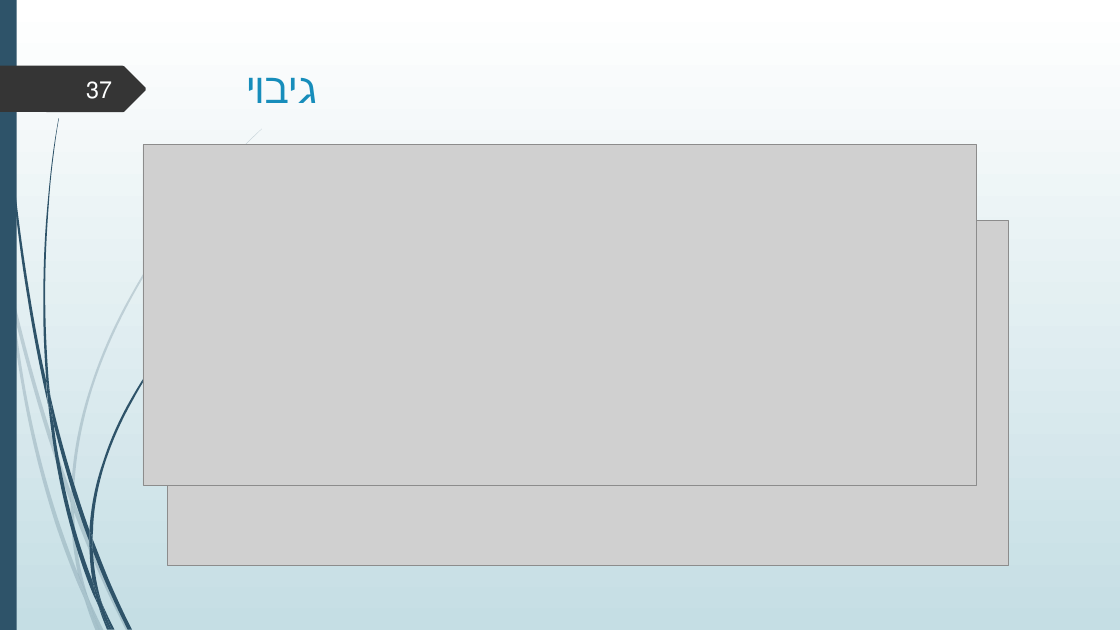
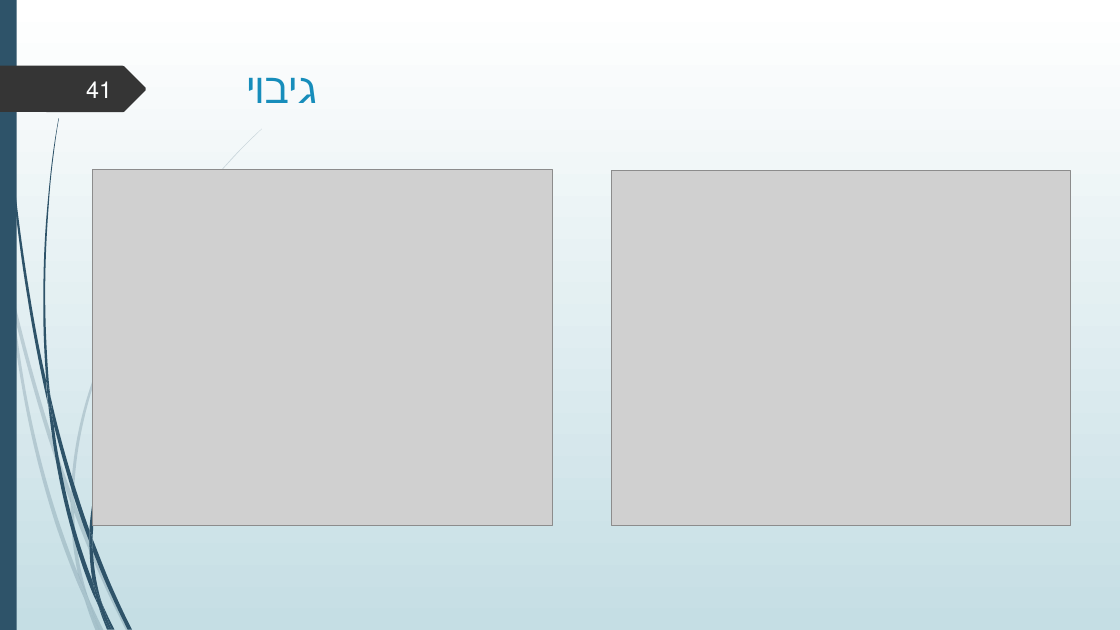
Before and after one commit to efattias/DBProject_6466_7381, a slide deck: slide 41 of דוח.pptx (slide 37 before the commit). Drawn at 1120x630 pixels with LibreOffice and Linux fonts; fonts in the diff are those of the drawing; grey boxes stand for pictures. Boxes give left, top, right and bottom in pixels: in the first picture for what was removed or moved away, otherwise in the second. Text is boxed around its words. In the diff, an @@ line names an element or a change of style, - is before the commit and + after.

```diff
--- a/דוח.pptx
+++ b/דוח.pptx
@@ page number at box(86, 81, 112, 98): text changed @@
-37
+41
@@ picture removed at box(143, 145, 977, 485) @@
@@ picture added at box(93, 170, 553, 526) @@
@@ picture added at box(612, 171, 1071, 526) @@
@@ picture removed at box(168, 220, 1008, 565) @@
```
Also in this commit, not shown: 5 slides added, 2 slides removed, 5 other files.
